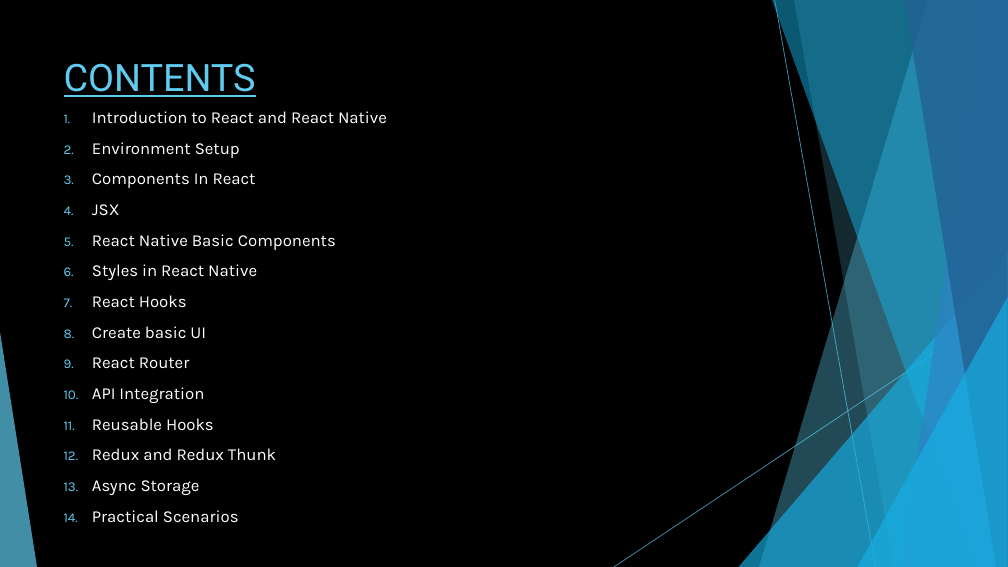
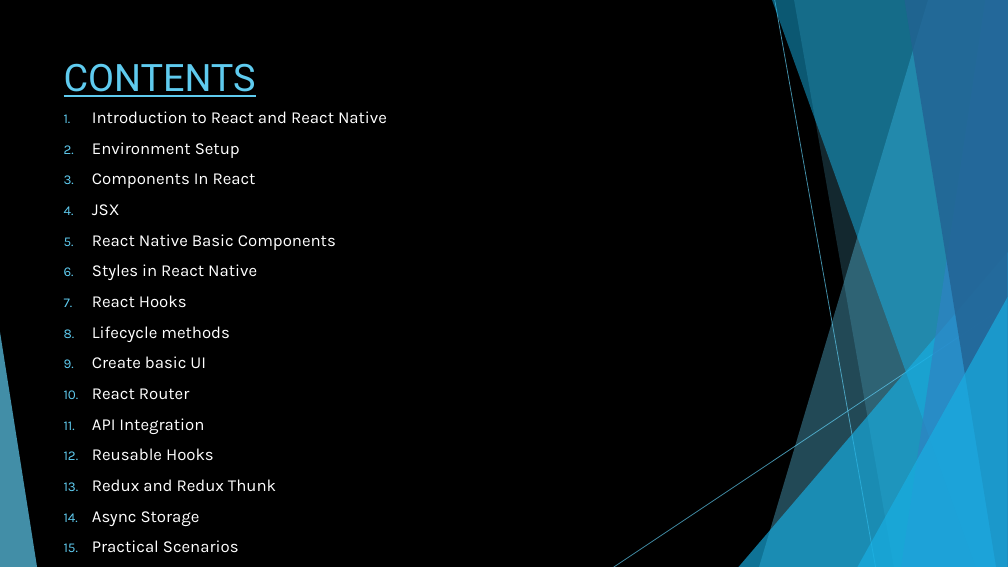
Before and after one commit to rupamswain1/react-native-tutorial, a slide deck: slide 2 of React-native.pptx. Drawn at 1008x567 pixels with LibreOffice and Linux fonts; fonts in the diff are those of the drawing. Boxes give left, top, right and bottom in pixels: in the first picture for what was removed or moved away, otherwise in the second. Text is boxed around its words. In the diff, an @@ line names an element or a change of style, - is before the commit and + after.

```diff
--- a/React-native.pptx
+++ b/React-native.pptx
@@ text at [92, 326, 230, 342]: paragraph added @@
+8. Lifecycle methods
```
Also in this commit, not shown: 1 other slide changed, 1 slide added, 1 other file.
